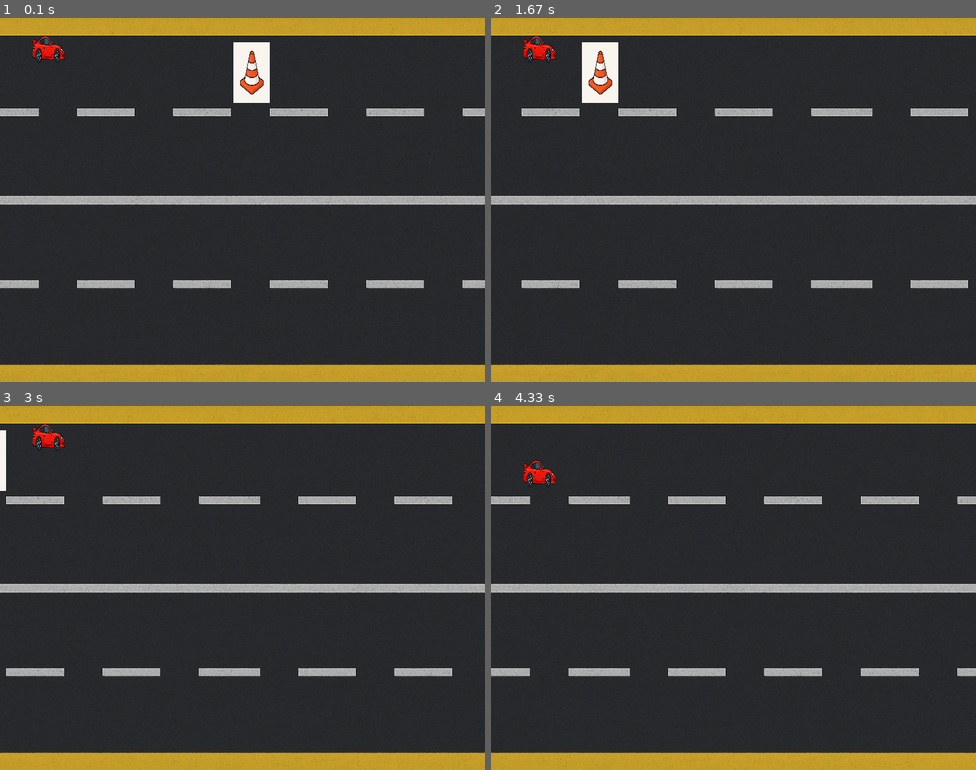
Above: before the commit, frames 1-4 (two rows, left to right).
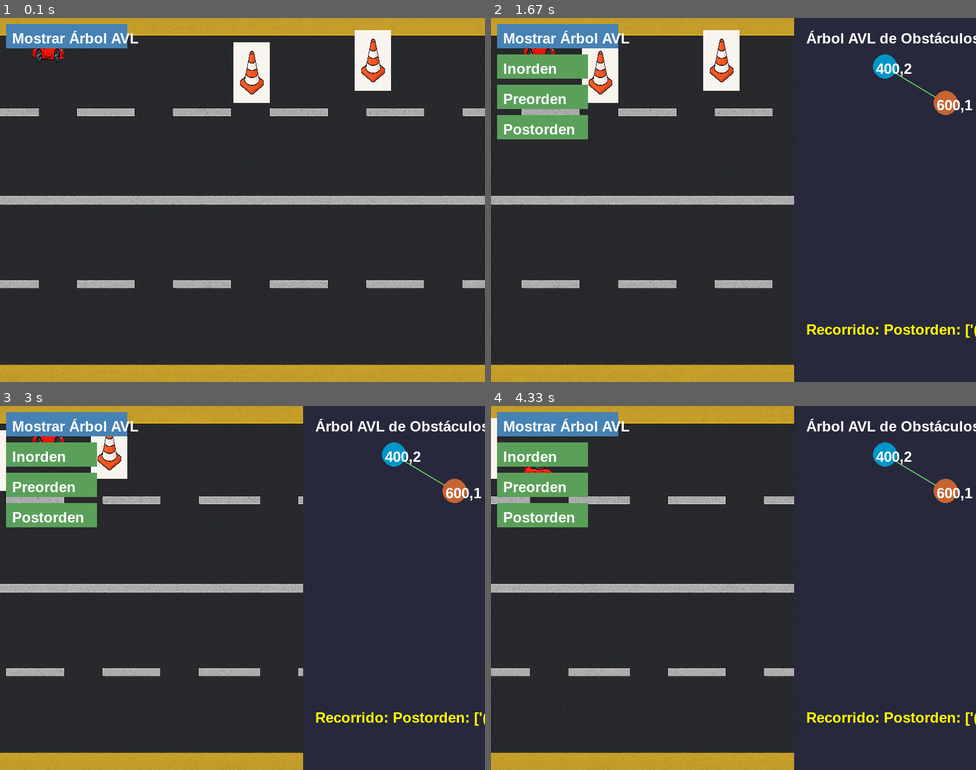
Above: after the commit, the same moments.

Repository: Nevet21/ProyectoEstructuras
Game: pygame game, started from Main.py
The game is run twice, just before and just after one commit, with the same random seed, the same clock (stepped at 60 frames per second) and the same inputs.
Inputs (mouse positions are in pixels of both pictures, inside the frame that each line leads up to):
- Up to frame 1 (0.1 s): no input
- Up to frame 2 (1.67 s): click (558, 36) at 0.38 s, where only the run after the commit has a clickable "Mostrar Árbol AVL"; click (544, 65) at 0.72 s, where only the run after the commit has a clickable "Inorden"; click (544, 98) at 1.05 s, where only the run after the commit has a clickable "Preorden"; click (544, 127) at 1.38 s, where only the run after the commit has a clickable "Postorden"
- Up to frame 3 (3 s): hold Up 1.67-2.13 s; hold Down 2.17-2.47 s; hold Up 2.5-2.87 s; hold Down from 2.9 s (still down)
- Up to frame 4 (4.33 s): release Down at 3.27 s; hold Up 3.3-3.6 s; hold Down 3.63-3.93 s; hold Up from 3.97 s (still down)

The runs differ from the first frame. In frame 1, 2.9% of the frame differs, in the area x 1-81%, y 1-20%; in frame 2, 14%, in the area x 1-100%, y 0-100%; in frame 3, 13%; in frame 4, 13%.

Commit message:
Generación de Árbol AVL en tiempo real del juego

Diff:
--- a/gui/GamePygame.py
+++ b/gui/GamePygame.py
@@ -6,39 +6,121 @@
         pygame.init()
         self.WIDTH, self.HEIGHT = width, height
         self.screen = pygame.display.set_mode((self.WIDTH, self.HEIGHT))
-        pygame.display.set_caption("Juego Carretera")
+        pygame.display.set_caption("Juego Carretera con Árbol AVL")
         self.clock = pygame.time.Clock()
 
         # Motor del juego
         self.juego = JuegoModel()
         self.juego.agregar_obstaculo(400, carril=2)
+        self.juego.agregar_obstaculo(600, carril=1)  # Más obstáculos para probar AVL
 
         # Cargar imágenes
         self.car_img = pygame.image.load("assets/car.png")
         self.car_img = pygame.transform.scale(self.car_img, (60, 100))
-
         self.obst_img = pygame.image.load("assets/obstaculo.png")
         self.obst_img = pygame.transform.scale(self.obst_img, (60, 100))
-
         self.road_img = pygame.image.load("assets/road.png")
         self.road_img = pygame.transform.scale(self.road_img, (self.WIDTH, self.HEIGHT))
 
         # Para simular movimiento de carretera
-        # Para simular movimiento de carretera
         self.road_x = 0
-
 
         # Fuente para HUD
         self.font = pygame.font.SysFont("Arial", 24, bold=True)
 
+        # NUEVO: Estado de visualización del árbol
+        self.mostrar_arbol = False
+        self.recorrido_actual = ""
+
+    def dibujar_arbol_avl(self):
+        """Dibuja el árbol AVL en la pantalla"""
+        if not self.mostrar_arbol:
+            return
+
+        # Fondo del panel del árbol
+        panel_arbol = pygame.Surface((300, self.HEIGHT))
+        panel_arbol.fill((40, 40, 60))
+        self.screen.blit(panel_arbol, (self.WIDTH - 300, 0))
+
+        # Título
+        titulo = self.font.render("Árbol AVL de Obstáculos", True, (255, 255, 255))
+        self.screen.blit(titulo, (self.WIDTH - 280, 20))
+
+        # Dibujar árbol recursivamente
+        self._dibujar_nodo(self.juego.arbol_obstaculos.raiz, self.WIDTH - 150, 80, 100)
+
+        # Mostrar recorrido si está activo
+        if self.recorrido_actual:
+            texto_recorrido = self.font.render(f"Recorrido: {self.recorrido_actual}", True, (255, 255, 0))
+            self.screen.blit(texto_recorrido, (self.WIDTH - 280, self.HEIGHT - 100))
+
+    def _dibujar_nodo(self, nodo, x, y, separacion):
+        if nodo:
+            # Dibujar líneas a hijos
+            if nodo.izquierda:
+                pygame.draw.line(self.screen, (100, 200, 100), (x, y),
+                               (x - separacion, y + 60), 2)
+                self._dibujar_nodo(nodo.izquierda, x - separacion, y + 60, separacion // 2)
+
+            if nodo.derecha:
+                pygame.draw.line(self.screen, (100, 200, 100), (x, y),
+                               (x + separacion, y + 60), 2)
+                self._dibujar_nodo(nodo.derecha, x + separacion, y + 60, separacion // 2)
+
+            # Dibujar nodo
+            color_nodo = (0, 150, 200) if nodo == self.juego.arbol_obstaculos.raiz else (200, 100, 50)
+            pygame.draw.circle(self.screen, color_nodo, (x, y), 20)
+
+            # Texto del nodo (x,y)
+            texto = self.font.render(f"{nodo.x},{nodo.y}", True, (255, 255, 255))
+            self.screen.blit(texto, (x - 15, y - 10))
+
+    def dibujar_botones(self):
+        """Dibuja botones para controles del árbol"""
+        # Botón mostrar/ocultar árbol
+        pygame.draw.rect(self.screen, (70, 130, 180), (10, 10, 200, 40))
+        texto_boton = self.font.render("Mostrar Árbol AVL", True, (255, 255, 255))
+        self.screen.blit(texto_boton, (20, 20))
+
+        # Botones de recorridos
+        if self.mostrar_arbol:
+            recorridos = ["Inorden", "Preorden", "Postorden"]
+            for i, recorrido in enumerate(recorridos):
+                pygame.draw.rect(self.screen, (90, 160, 90), (10, 60 + i*50, 150, 40))
+                texto = self.font.render(recorrido, True, (255, 255, 255))
+                self.screen.blit(texto, (20, 70 + i*50))
+
+    def manejar_eventos(self):
+        """Maneja clics en botones"""
+        for event in pygame.event.get():
+            if event.type == pygame.QUIT:
+                return False
+
+            if event.type == pygame.MOUSEBUTTONDOWN:
+                x, y = pygame.mouse.get_pos()
+
+                # Botón mostrar/ocultar árbol
+                if 10 <= x <= 210 and 10 <= y <= 50:
+                    self.mostrar_arbol = not self.mostrar_arbol
+
+                # Botones de recorridos
+                if self.mostrar_arbol:
+                    if 10 <= x <= 160 and 60 <= y <= 100:
+                        self.recorrido_actual = "Inorden: " + str(self.juego.arbol_obstaculos.inorden())
+                    elif 10 <= x <= 160 and 110 <= y <= 150:
+                        self.recorrido_actual = "Preorden: " + str(self.juego.arbol_obstaculos.preorden())
+                    elif 10 <= x <= 160 and 160 <= y <= 200:
+                        self.recorrido_actual = "Postorden: " + str(self.juego.arbol_obstaculos.postorden())
+
+        return True
+
     def run(self):
         running = True
         while running:
-            for event in pygame.event.get():
-                if event.type == pygame.QUIT:
-                    running = False
+            # Manejar eventos (incluyendo botones nuevos)
+            running = self.manejar_eventos()
 
-            # Controles
+            # Controles del carro
             keys = pygame.key.get_pressed()
             if keys[pygame.K_UP]:
                 self.juego.carro.mover_arriba()
@@ -51,33 +133,32 @@
             self.juego.carro.actualizar_salto()
             for obst in self.juego.carretera.obstaculos:
                 obst.mover(self.juego.velocidad)
+
+            # Actualizar obstáculos visibles usando AVL
+            x_min = max(0, self.juego.carro.x - 100)
+            x_max = self.juego.carro.x + self.WIDTH
+            self.juego.actualizar_obstaculos_visibles(x_min, x_max)
+
             self.juego.verificar_colisiones()
 
             # Dibujar fondo con efecto de movimiento
-            # Dibujar fondo con efecto de movimiento horizontal
-            self.road_x -= 5  # se mueve hacia la izquierda
+            self.road_x -= 5
             if self.road_x <= -self.WIDTH:
                 self.road_x = 0
-
             self.screen.blit(self.road_img, (self.road_x, 0))
             self.screen.blit(self.road_img, (self.road_x + self.WIDTH, 0))
 
-
             # Dibujar carro
             carro = self.juego.carro
-            self.screen.blit(
-                self.car_img,
-                (carro.x, carro.carril * carro.alto - carro.altura_actual)
-            )
+            self.screen.blit(self.car_img, (carro.x, carro.carril * carro.alto - carro.altura_actual))
 
-            # Dibujar obstáculos
-            for obst in self.juego.carretera.obstaculos:
-                self.screen.blit(
-                    self.obst_img,
-                    (obst.x, obst.carril * obst.alto)
-                )
+            # Dibujar obstáculos VISIBLES (del AVL)
+            for obst in self.juego.obstaculos_visibles:
+                self.screen.blit(self.obst_img, (obst.x, obst.carril * obst.alto))
 
-
+            # NUEVO: Dibujar interfaz del árbol AVL
+            self.dibujar_botones()
+            self.dibujar_arbol_avl()
 
             pygame.display.flip()
             self.clock.tick(30)
--- /dev/null
+++ b/models/ArbolAVL.py
@@ -0,0 +1,169 @@
+# models/ArbolAVL.py
+class NodoAVL:
+    def __init__(self, x, y, tipo, dano, obstaculo):
+        self.x = x
+        self.y = y
+        self.tipo = tipo
+        self.dano = dano
+        self.obstaculo = obstaculo  # Referencia al objeto Obstaculo real
+        self.izquierda = None
+        self.derecha = None
+        self.altura = 1
+
+    def __str__(self):
+        return f"Nodo({self.x},{self.y})"
+
+class ArbolAVL:
+    def __init__(self):
+        self.raiz = None
+
+    def altura(self, nodo):
+        if not nodo:
+            return 0
+        return nodo.altura
+
+    def balance(self, nodo):
+        if not nodo:
+            return 0
+        return self.altura(nodo.izquierda) - self.altura(nodo.derecha)
+
+    def rotacion_derecha(self, y):
+        x = y.izquierda
+        T2 = x.derecha
+
+        x.derecha = y
+        y.izquierda = T2
+
+        y.altura = max(self.altura(y.izquierda), self.altura(y.derecha)) + 1
+        x.altura = max(self.altura(x.izquierda), self.altura(x.derecha)) + 1
+
+        return x
+
+    def rotacion_izquierda(self, x):
+        y = x.derecha
+        T2 = y.izquierda
+
+        y.izquierda = x
+        x.derecha = T2
+
+        x.altura = max(self.altura(x.izquierda), self.altura(x.derecha)) + 1
+        y.altura = max(self.altura(y.izquierda), self.altura(y.derecha)) + 1
+
+        return y
+
+    def insertar(self, x, y, tipo, dano, obstaculo):
+        self.raiz = self._insertar(self.raiz, x, y, tipo, dano, obstaculo)
+
+    def _insertar(self, nodo, x, y, tipo, dano, obstaculo):
+        # Paso 1: Inserción normal BST
+        if not nodo:
+            return NodoAVL(x, y, tipo, dano, obstaculo)
+
+        # Comparar por x, luego por y
+        if x < nodo.x or (x == nodo.x and y < nodo.y):
+            nodo.izquierda = self._insertar(nodo.izquierda, x, y, tipo, dano, obstaculo)
+        elif x > nodo.x or (x == nodo.x and y > nodo.y):
+            nodo.derecha = self._insertar(nodo.derecha, x, y, tipo, dano, obstaculo)
+        else:
+            # Coordenadas duplicadas - no permitidas
+            return nodo
+
+        # Paso 2: Actualizar altura del nodo actual
+        nodo.altura = 1 + max(self.altura(nodo.izquierda), self.altura(nodo.derecha))
+
+        # Paso 3: Obtener el factor de balance
+        balance = self.balance(nodo)
+
+        # Paso 4: Casos de desbalance
+
+        # Caso Left Left
+        if balance > 1 and (x < nodo.izquierda.x or (x == nodo.izquierda.x and y < nodo.izquierda.y)):
+            return self.rotacion_derecha(nodo)
+
+        # Caso Right Right
+        if balance < -1 and (x > nodo.derecha.x or (x == nodo.derecha.x and y > nodo.derecha.y)):
+            return self.rotacion_izquierda(nodo)
+
+        # Caso Left Right
+        if balance > 1 and (x > nodo.izquierda.x or (x == nodo.izquierda.x and y > nodo.izquierda.y)):
+            nodo.izquierda = self.rotacion_izquierda(nodo.izquierda)
+            return self.rotacion_derecha(nodo)
+
+        # Caso Right Left
+        if balance < -1 and (x < nodo.derecha.x or (x == nodo.derecha.x and y < nodo.derecha.y)):
+            nodo.derecha = self.rotacion_derecha(nodo.derecha)
+            return self.rotacion_izquierda(nodo)
+
+        return nodo
+
+    def obtener_en_rango(self, x_min, x_max, y_min, y_max):
+        """Obtiene todos los obstáculos dentro del rango especificado"""
+        resultados = []
+        self._obtener_en_rango(self.raiz, x_min, x_max, y_min, y_max, resultados)
+        return resultados
+
+    def _obtener_en_rango(self, nodo, x_min, x_max, y_min, y_max, resultados):
+        if not nodo:
+            return
+
+        # Si el nodo actual está en el rango, agregarlo
+        if x_min <= nodo.x <= x_max and y_min <= nodo.y <= y_max:
+            resultados.append(nodo.obstaculo)
+
+        # Si el x_min es menor que el x del nodo, buscar en el subárbol izquierdo
+        if x_min < nodo.x or (x_min <= nodo.x and y_min < nodo.y):
+            self._obtener_en_rango(nodo.izquierda, x_min, x_max, y_min, y_max, resultados)
+
+        # Si el x_max es mayor que el x del nodo, buscar en el subárbol derecho
+        if x_max > nodo.x or (x_max >= nodo.x and y_max > nodo.y):
+            self._obtener_en_rango(nodo.derecha, x_min, x_max, y_min, y_max, resultados)
+
+    def inorden(self):
+        """Recorrido inorden: izquierda - raíz - derecha"""
+        resultado = []
+        self._inorden(self.raiz, resultado)
+        return [f"({nodo.x},{nodo.y})" for nodo in resultado]
+
+    def _inorden(self, nodo, resultado):
+        if nodo:
+            self._inorden(nodo.izquierda, resultado)
+            resultado.append(nodo)
+            self._inorden(nodo.derecha, resultado)
+
+    def preorden(self):
+        """Recorrido preorden: raíz - izquierda - derecha"""
+        resultado = []
+        self._preorden(self.raiz, resultado)
+        return [f"({nodo.x},{nodo.y})" for nodo in resultado]
+
+    def _preorden(self, nodo, resultado):
+        if nodo:
+            resultado.append(nodo)
+            self._preorden(nodo.izquierda, resultado)
+            self._preorden(nodo.derecha, resultado)
+
+    def postorden(self):
+        """Recorrido postorden: izquierda - derecha - raíz"""
+        resultado = []
+        self._postorden(self.raiz, resultado)
+        return [f"({nodo.x},{nodo.y})" for nodo in resultado]
+
+    def _postorden(self, nodo, resultado):
+        if nodo:
+            self._postorden(nodo.izquierda, resultado)
+            self._postorden(nodo.derecha, resultado)
+            resultado.append(nodo)
+
+    def esta_vacio(self):
+        return self.raiz is None
+
+    # Método para debug
+    def imprimir_arbol(self, nodo=None, nivel=0, prefijo="Raíz: "):
+        if nodo is None:
+            nodo = self.raiz
+        if nodo is not None:
+            print(" " * nivel * 4 + prefijo + f"({nodo.x},{nodo.y})")
+            if nodo.izquierda is not None:
+                self.imprimir_arbol(nodo.izquierda, nivel + 1, "Izq: ")
+            if nodo.derecha is not None:
+                self.imprimir_arbol(nodo.derecha, nivel + 1, "Der: ")
--- a/models/Juego.py
+++ b/models/Juego.py
@@ -2,6 +2,7 @@
 from models.Carro import Carro
 from models.Carretera import Carretera
 from models.Obstaculo import Obstaculo
+from models.ArbolAVL import ArbolAVL  # ← Tu árbol AVL
 
 class JuegoModel(threading.Thread):
     def __init__(self, longitud=100, energia_inicial=100, velocidad=5, intervalo=0.2):
@@ -10,6 +11,10 @@
         self.carretera = Carretera(longitud)
         self.energia = energia_inicial
         self.terminado = False
+
+        # NUEVO: Árbol AVL para obstáculos
+        self.arbol_obstaculos = ArbolAVL()
+        self.obstaculos_visibles = []  # Obstáculos en pantalla
 
         # Configuración del loop
         self.velocidad = velocidad
@@ -20,8 +25,19 @@
         obstaculo = Obstaculo(x, carril, tipo, dano)
         self.carretera.agregar_obstaculo(obstaculo)
 
+        # NUEVO: Insertar en el árbol AVL también
+        self.arbol_obstaculos.insertar(x, carril, tipo, dano, obstaculo)
+
+    def actualizar_obstaculos_visibles(self, x_min, x_max):
+        """Consulta el AVL para obtener obstáculos en el rango visible"""
+        # NUEVO: Usar el árbol AVL para consulta eficiente
+        self.obstaculos_visibles = self.arbol_obstaculos.obtener_en_rango(
+            x_min, x_max, 0, 3  # y entre carriles 0-3
+        )
+
     def verificar_colisiones(self):
-        for obst in self.carretera.obstaculos:
+        # Solo verificar con obstáculos visibles (más eficiente)
+        for obst in self.obstaculos_visibles:
             if obst.colisiona_con(self.carro):
                 self.energia -= obst.dano
                 print(f"💥 Choque con {obst.tipo}! Energía: {self.energia}%")
@@ -29,15 +45,18 @@
                     self.terminado = True
                     print("❌ Juego terminado: sin energía.")
 
-    def detener(self):
-        self.en_ejecucion = False
-
     def run(self):
         while self.en_ejecucion and not self.terminado:
             self.carro.actualizar_salto()
 
+            # Mover todos los obstáculos
             for obst in self.carretera.obstaculos:
                 obst.mover(self.velocidad)
+
+            # NUEVO: Actualizar qué obstáculos son visibles
+            x_min = self.carro.x - 100  # Margen izquierdo
+            x_max = self.carro.x + self.WIDTH  # Hasta el final de pantalla
+            self.actualizar_obstaculos_visibles(x_min, x_max)
 
             self.verificar_colisiones()
 
